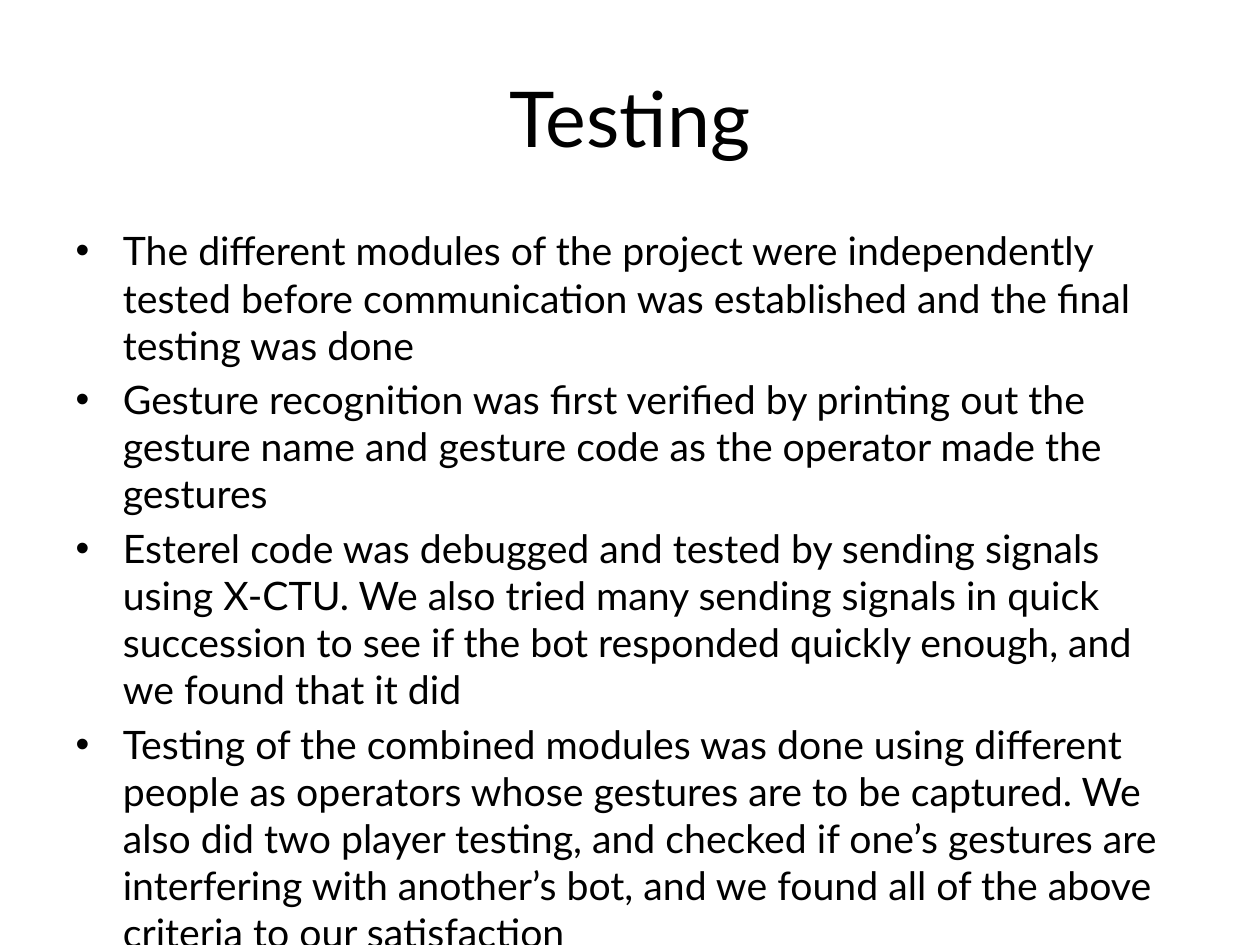
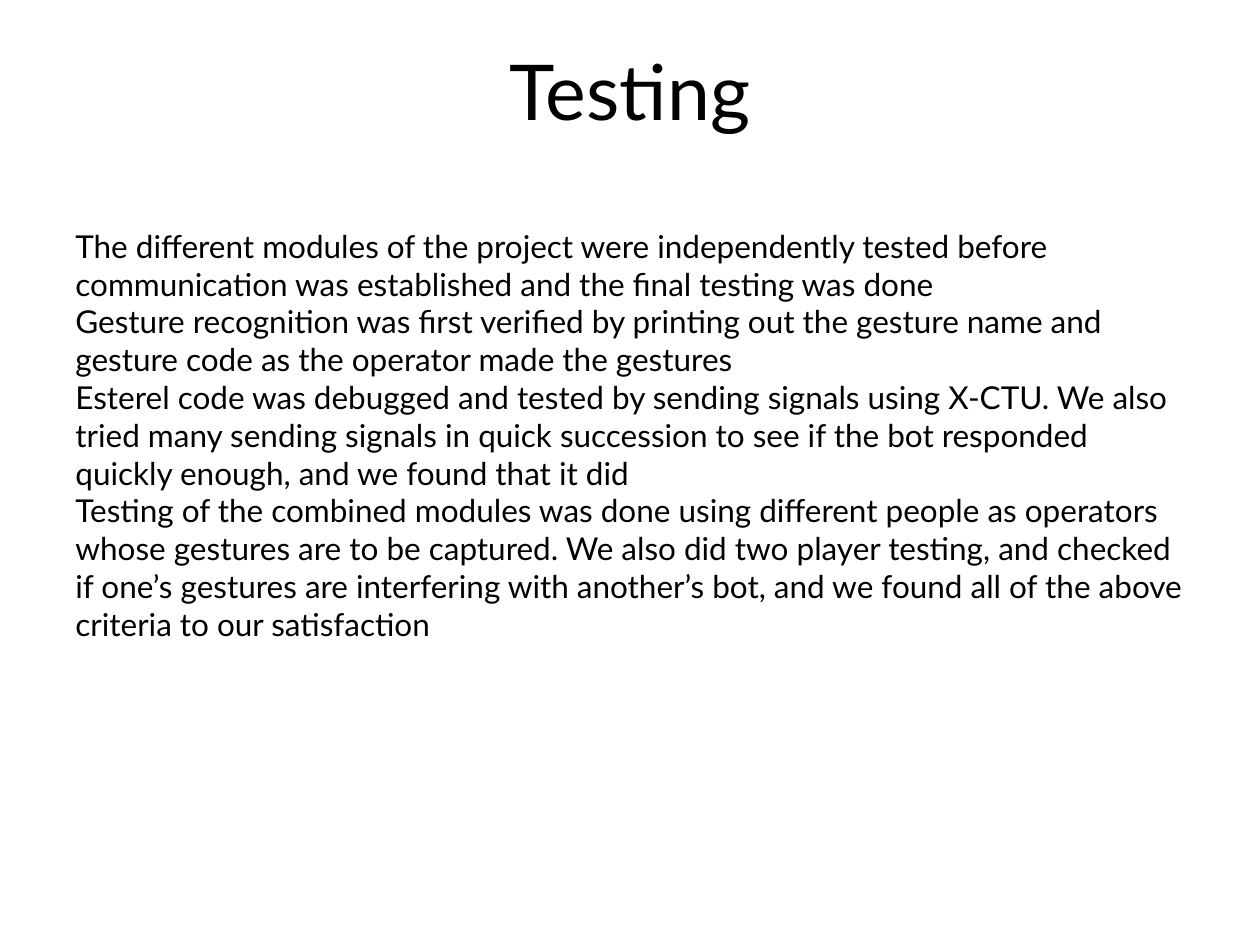
Before and after one commit to E-yantra/Kinecsterel_group1_cs308_2012, a slide deck: slide 12 of Kinecsterel.pptx. Drawn at 1260x945 pixels with LibreOffice and Linux fonts; fonts in the diff are those of the drawing. Boxes give left, top, right and bottom in pixels: in the first picture for what was removed or moved away, otherwise in the second. Text is boxed around its words. In the diff, an @@ line names an element or a change of style, - is before the commit and + after.

```diff
--- a/Kinecsterel.pptx
+++ b/Kinecsterel.pptx
@@ text "Testing" at (x1=510, y1=63, x2=750, y2=134): vertical alignment middle to top @@
@@ text "The different modules of the ..." at (x1=75, y1=234, x2=1182, y2=637): size 22.4 to 18 pt; bullet • to none; less space between paragraphs @@
```
Also in this commit, not shown: 19 other slides changed, 1 other file.
